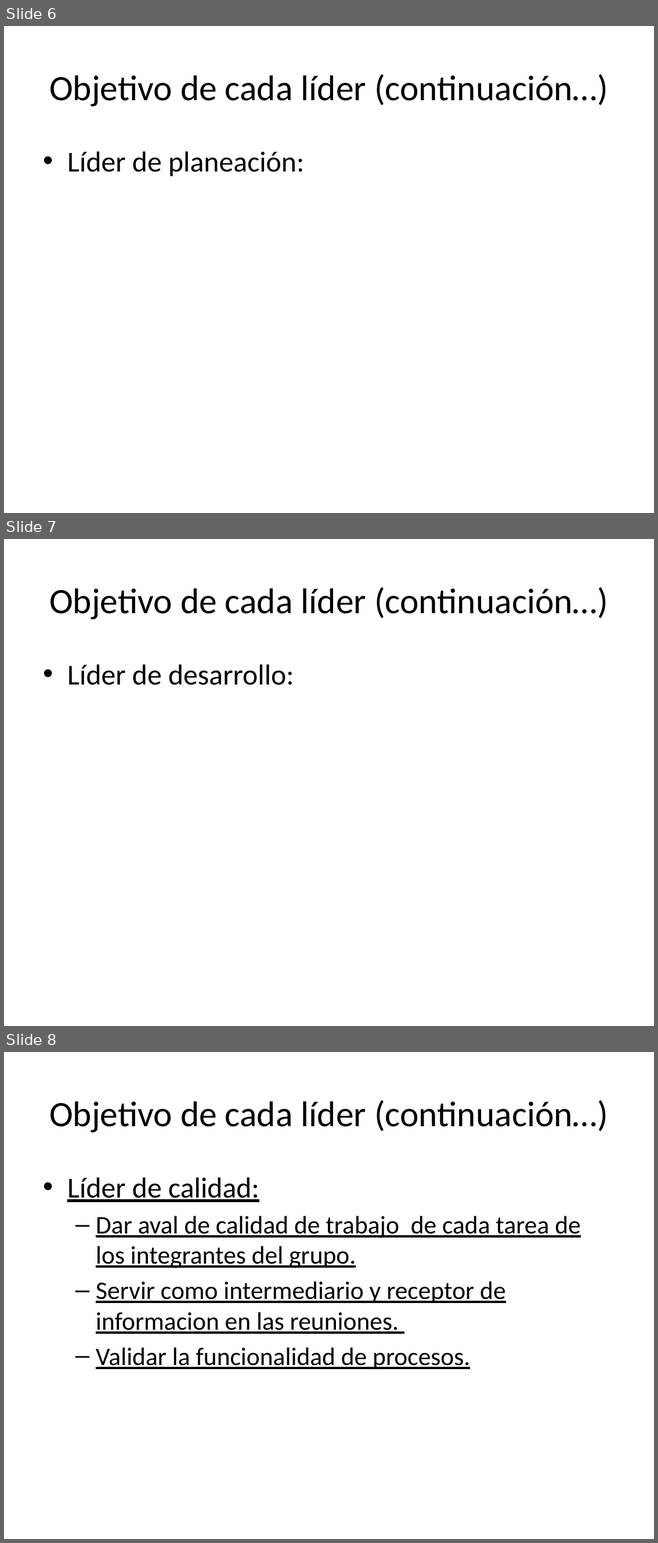
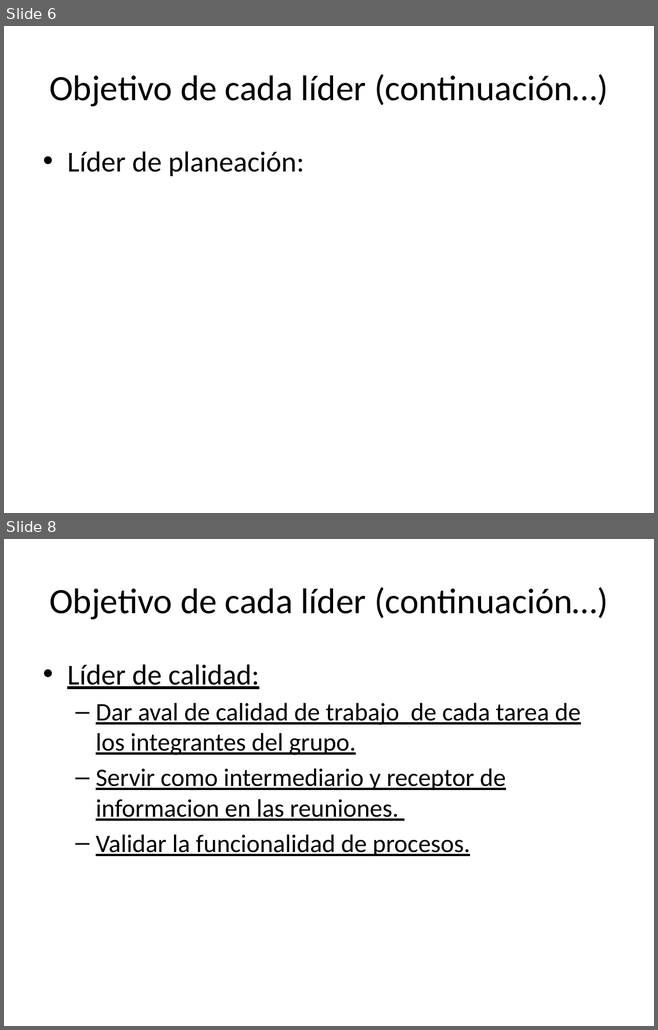
Before and after one commit to heberjp/proyecto-tsp-sistema-comidas-rapidas, a slide deck: 1 - Planeacion/2 - Estrategia/Vison General TCP.pptx. Shown one above the other, each under a label of ours: slides 6, 7 and 8 before the commit, slides 6 and 8 after it; the slides between them are not shown. The pictures are 658x1543 and 658x1030 pixels, drawn with LibreOffice and Linux fonts; fonts in the diff are those of the drawing. Boxes give left, top, right and bottom in pixels: in the first picture for what was removed or moved away, otherwise in the second. Text is boxed around its words. In the diff, an @@ line names an element or a change of style, - is before the commit and + after.

```diff
--- a/1 - Planeacion/2 - Estrategia/Vison General TCP.pptx
+++ b/1 - Planeacion/2 - Estrategia/Vison General TCP.pptx
@@ slide 7 removed at bbox=[4, 539, 654, 1026], background #FFFFFF @@
@@ title removed at bbox=[49, 587, 608, 620] @@
-Objetivo de cada líder (continuación…)
@@ text removed at bbox=[67, 664, 294, 685] @@
-• Líder de desarrollo:
```
Also in this commit, not shown: 1 slide changed, 1 slide added.
